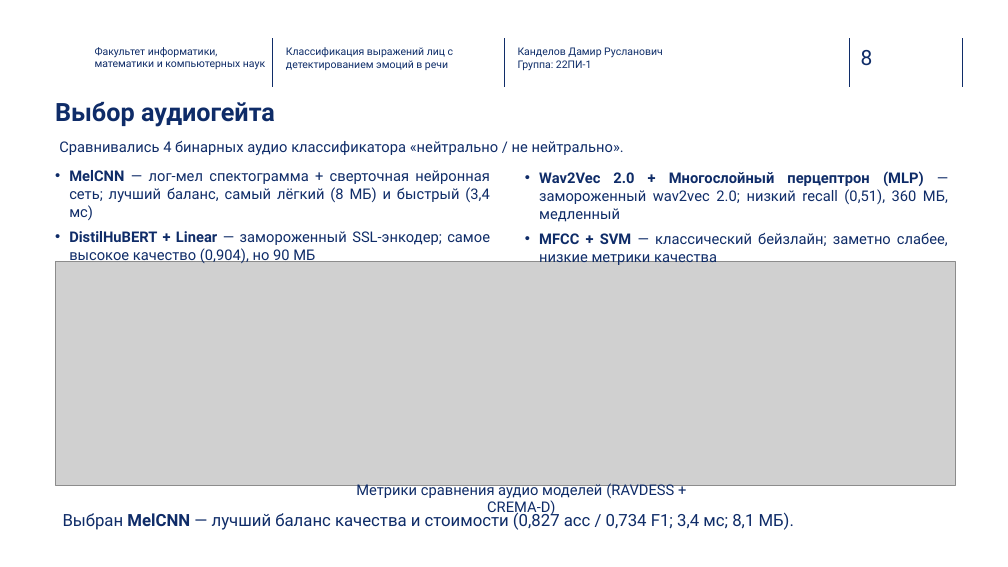
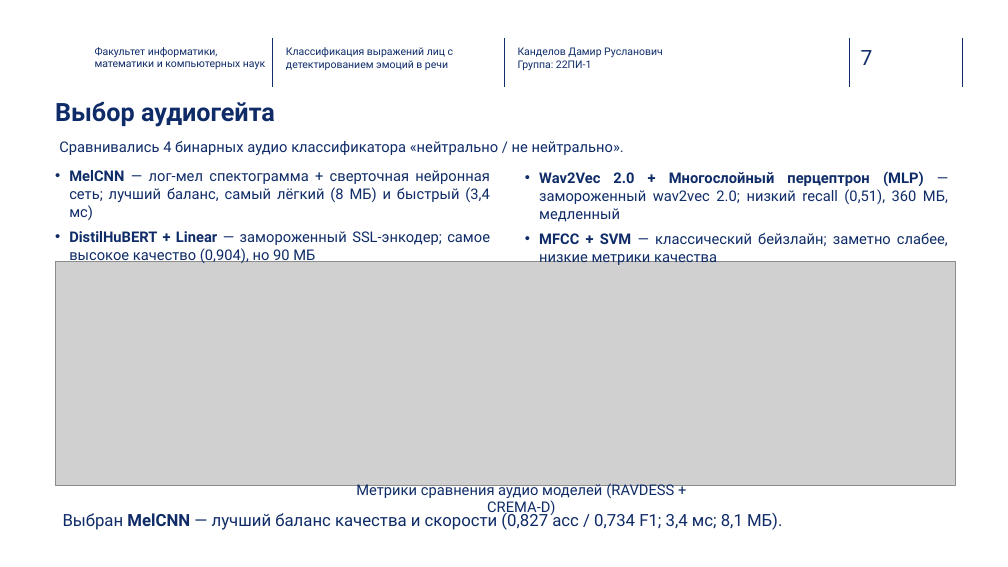
Before and after one commit to Kaparya/Classification-of-Facial-Expressions, a slide deck: slide 7 of Diploma_presentation.pptx (slide 8 before the commit). Drawn at 1008x567 pixels with LibreOffice and Linux fonts; fonts in the diff are those of the drawing; grey boxes stand for pictures; background and template pictures are left out. Boxes give left, top, right and bottom in pixels: in the first picture for what was removed or moved away, otherwise in the second. Text is boxed around its words. In the diff, an @@ line names an element or a change of style, - is before the commit and + after.

```diff
--- a/Diploma_presentation.pptx
+++ b/Diploma_presentation.pptx
@@ page number at (x1=861, y1=50, x2=873, y2=65): text changed @@
-8
+7
@@ text at (x1=63, y1=511, x2=782, y2=530): text changed @@
-Выбран MelCNN — лучший баланс качества и стоимости (0,827 acc / 0,734 F1; 3,4 мс; 8,1 МБ).
+Выбран MelCNN — лучший баланс качества и скорости (0,827 acc / 0,734 F1; 3,4 мс; 8,1 МБ).
```
Also in this commit, not shown: 4 other slides changed, 1 slide added, 1 slide removed, 18 other files.
